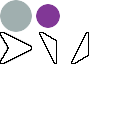
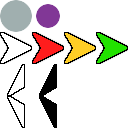
The second 128×128 image is a revision of the first. Changes to its layers:
removed layer "Pasted Layer #1" over [71, 32, 89, 64]
removed layer "Pasted Layer" over [39, 32, 88, 64]
painted on "Transformation" over [7, 32, 128, 128]
